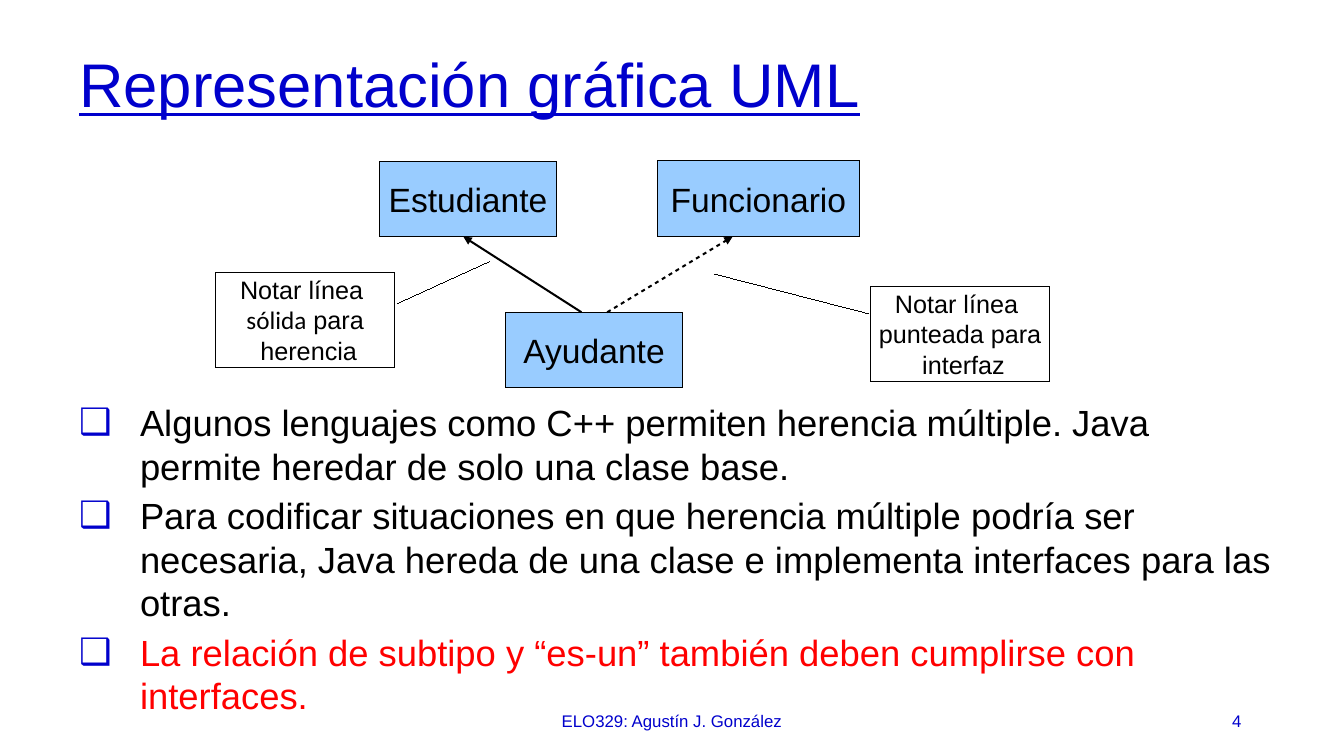
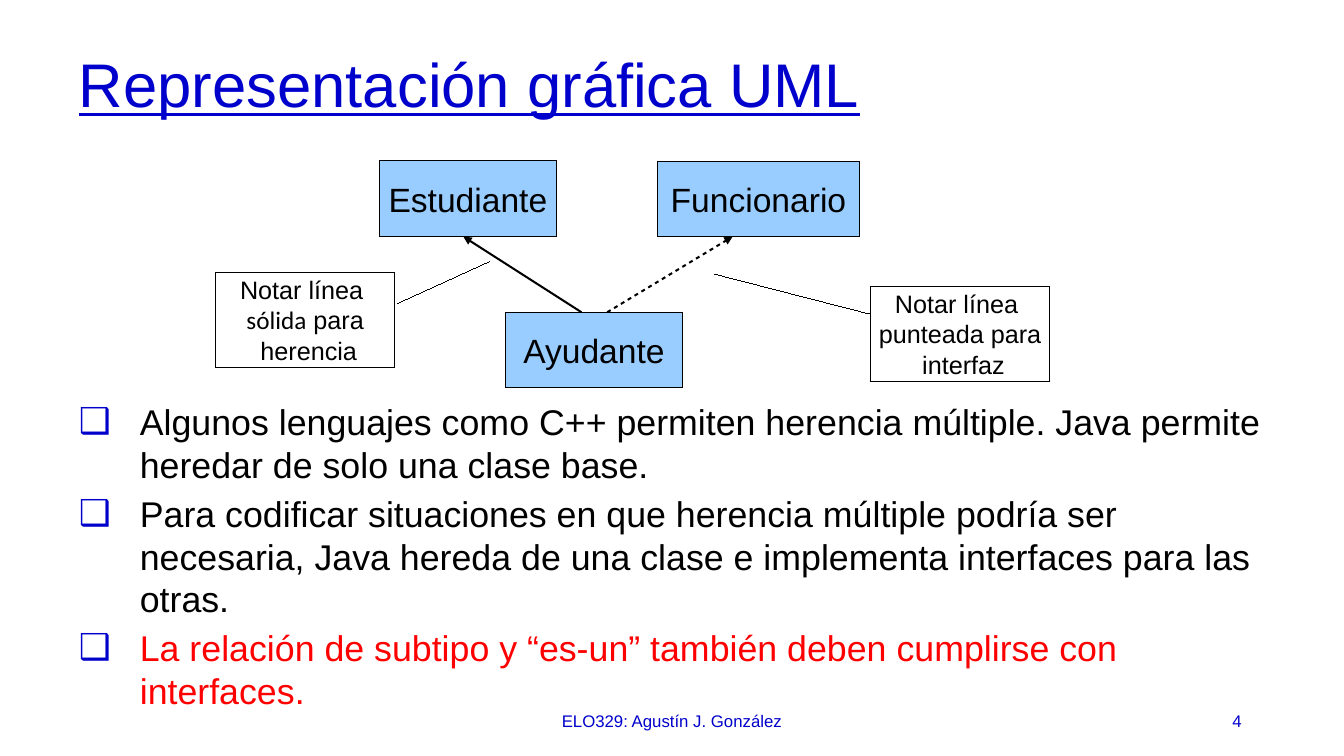
Before and after one commit to polivares/ELO329, a slide deck: slide 4 of 08-JavaInterfaces/08-JavaInterfaces.pptx. Drawn at 1344x756 pixels with LibreOffice and Linux fonts; fonts in the diff are those of the drawing. Boxes give left, top, right and bottom in pixels: in the first picture for what was removed or moved away, otherwise in the second. Text is boxed around its words. In the diff, an @@ line names an element or a change of style, - is before the commit and + after.

Commit message:
Material hasta la clase 12-JavaEventBasedProgramming

```diff
--- a/08-JavaInterfaces/08-JavaInterfaces.pptx
+++ b/08-JavaInterfaces/08-JavaInterfaces.pptx
@@ text "Algunos lenguajes como C++ permiten ..." at (140, 408, 1260, 705): size 26 to 25.5 pt @@
```
Also in this commit, not shown: 4 other slides changed, 15 other files.
